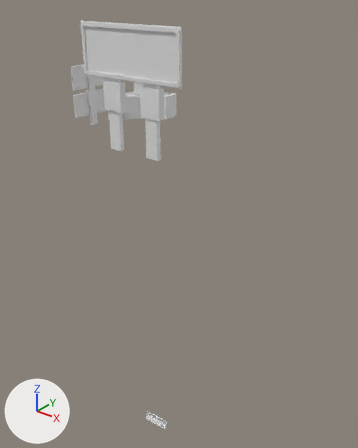
Before and after pictures for a commit that changed the glTF model 3d_model/SpaceExtra3.glb.
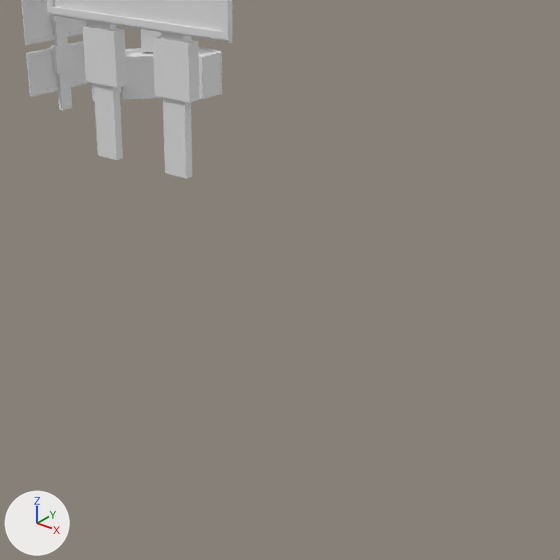
Each version is shown whole from a 50 mm camera at (20.1, -23.2, 15.3) aimed at (2.6, -1.3, 1.7), then close up on the part from 17% to 99% of the width and 15% to 81% of the height. The lights are fixed; the arrows at lower left show +X, +Y and +Z. The first two pictures are the older version. Where no turn or scale is listed for an object, it has been applied to the vertices.
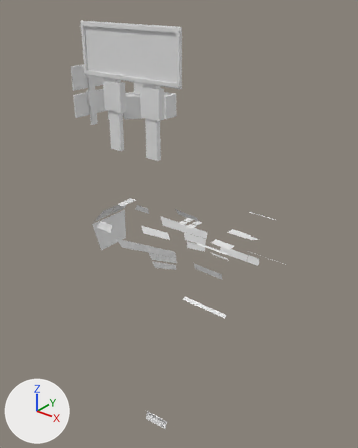
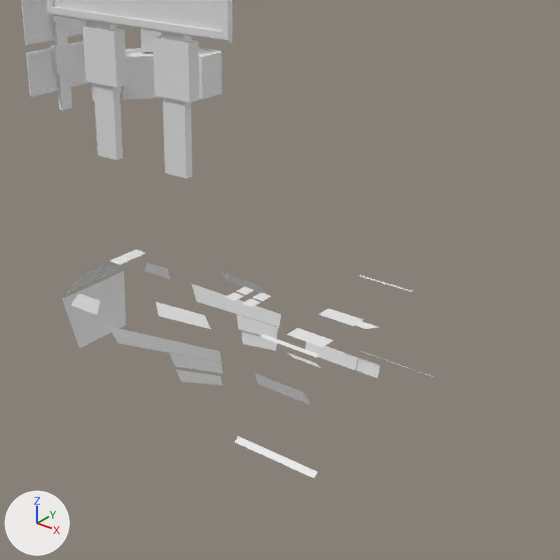
Changed parts and their boxes [x1, y1, x2, y2] in the close-ups (560 x 560 px):
'Cube.069', added
    after: [62, 250, 433, 478]

Edits to the bpy script that builds the scene:
```text
Add me_cube_072:
    me_cube_072.from_pydata(...)  # 221 vertices, 184 faces; spans x -6.24..3.76, y -2.89..2.89, z -1.28..2.22
Add ob_cube_069:
    ob_cube_069 = bpy.data.objects.new('Cube.069', me_cube_072)
    ob_cube_069.location = (6.96, -5.42, 2.76)
```
